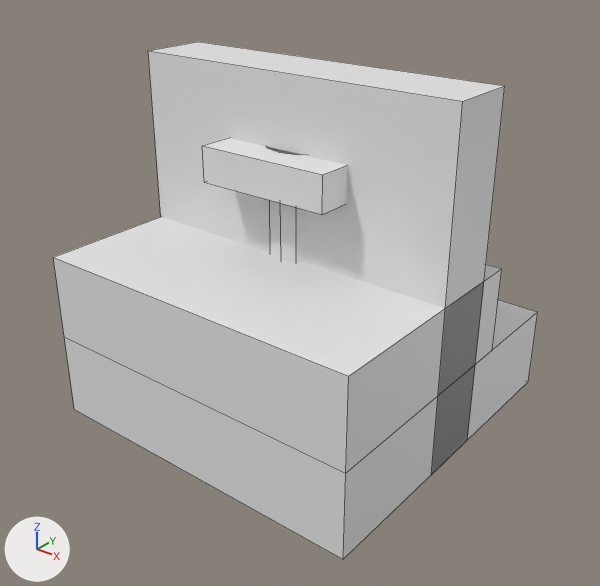
What one commit did to the Blender file examples/sample_factory.blend.
Before and after are seen from a 50 mm camera at (1.347, -1.721, 1.41) aimed at (0.018, -0.06, 0.38). Lighting does not change. The marker at lower left points along +X, +Y and +Z. The older version comes first. Mesh edges are drawn as thin lines.

Objects in the first picture: '101_wall_straight', '201_stair_up', '301_prop_switch'.
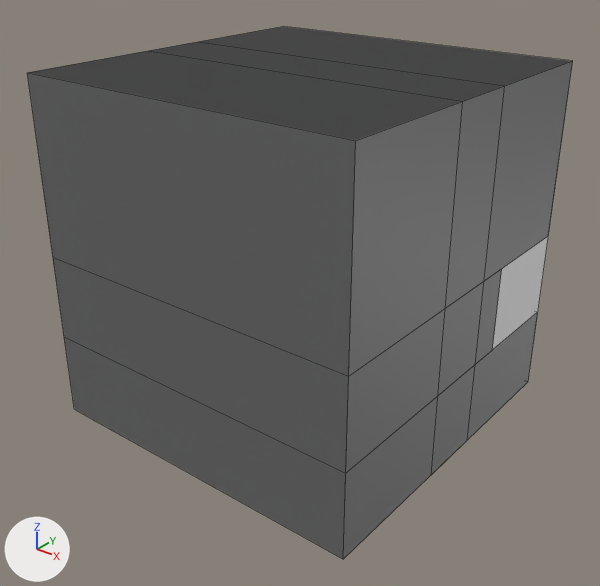
Location of each change, [x1, y1, x2, y2] in pixels of the pictures (600 x 586 px):
'002_floor_half', added: after [27, 26, 573, 376]
'001_floor_plain', reshaped (not visible before): after [32, 61, 571, 472]
'101_wall_straight', unchanged, covered by the edit: before [148, 42, 505, 475]; after [152, 42, 505, 473]
'301_prop_switch', unchanged, covered by the edit: before [203, 138, 347, 263]

The change, as a diff of the scene's bpy script:
```diff
--- a/examples/sample_factory.blend.py
+++ b/examples/sample_factory.blend.py
@@ me_plane @@
 # used by ob_001_floor_plain; location = (0.0, 0.0, 0.0)
 # verts and faces of me_plane; kept vertices keep their numbers, new ones are numbered from 4
 # before: 0 (-0.5, -0.5, 0.0) at pixel (74, 409), 1 (0.5, -0.5, 0.0) at pixel (343, 559), 2 (-0.5, 0.5, 0.0), 3 (0.5, 0.5, 0.0) at pixel (528, 381)
-me_plane.from_pydata(...)  # 4 vertices, 1 face; spans x -0.5..0.5, y -0.5..0.5, z 0.0
+me_plane.from_pydata(...)  # 8 vertices, 6 faces; spans x -0.5..0.5, y -0.5..0.5, z 0.0..1.0
+# me_plane part 1
+for new, old in zip([*range(4, 8)], [*range(0, 4)]): verts[new] = verts[old] + (0.0, 0.0, 1.0)
+faces += [(4, 5, 7, 6), (0, 1, 5, 4), (1, 3, 7, 5), (2, 6, 7, 3), (0, 4, 6, 2)]
@@ me_002_floor_half @@
+me_002_floor_half.from_pydata(...)  # a box spanning x -0.5..0.5, y -0.5..0.5, z 0.5..1.0
@@ ob_002_floor_half @@
+ob_002_floor_half = bpy.data.objects.new('002_floor_half', me_002_floor_half)
+ob_002_floor_half.location = (0.0, 0.0, 0.0)
```
